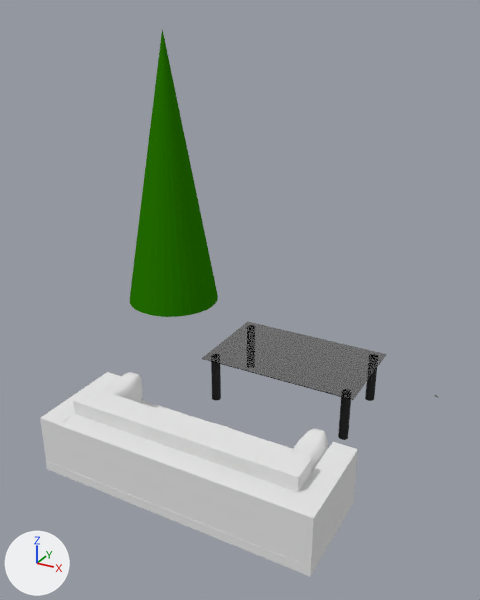
The Blender file Projekt/04-Shots/fs-Shot 6.blend: old version first, new version second.
Both versions are drawn from a 50 mm camera at (6.14, -12.47, 8.47) aimed at (-0.65, -0.13, 2.3). Every picture has the same lights, and +X, +Y and +Z are marked at lower left.

Before the edit, the objects in view are built like this:
```python
me_cone = bpy.data.meshes.new('Cone')
me_cone.from_pydata(...)  # a 32-sided cone pointing to +z spanning x -1.0..1.0, y -1.0..1.0, z -0.06..1.94
me_cone.materials.append(mat_material_001)  # dark green #287900
ob_cone = bpy.data.objects.new('Cone', me_cone)
ob_cone.location = (-5.31, 3.9, 0.08)
ob_cone.scale = (1.43, 1.43, 4.06)
ob_grundbau = bpy.data.objects.new('Grundbau', None)
ob_grundbau.location = (0.0, 0.0, 0.0)
ob_grundbau.show_instancer_for_render = False
ob_grundbau.instance_type = 'COLLECTION'
ob_grundbau.instance_collection = col_grundbau
```
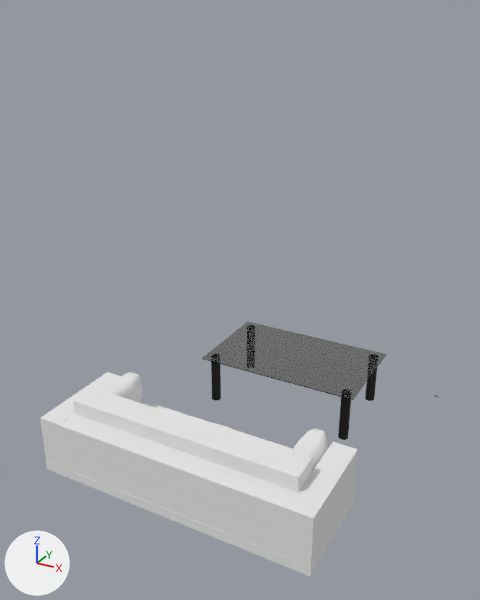
Edits to the bpy script that builds the scene:
```text
Change ob_cone:
    add ob_cone.hide_viewport = True
```

Where the change shows, as pixel boxes (x1, y1, x2, y2) in the pictures (480 x 600 px):
'Cone', hidden (green): before (130, 29, 218, 317)
